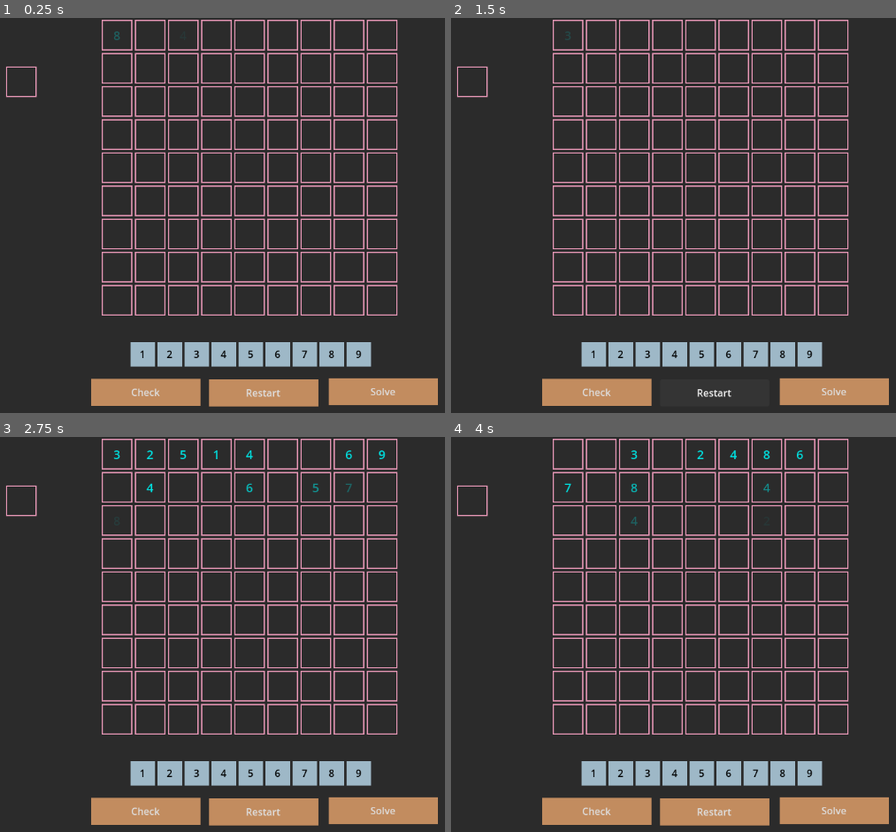
Above: before the commit, frames 1-4 (two rows, left to right).
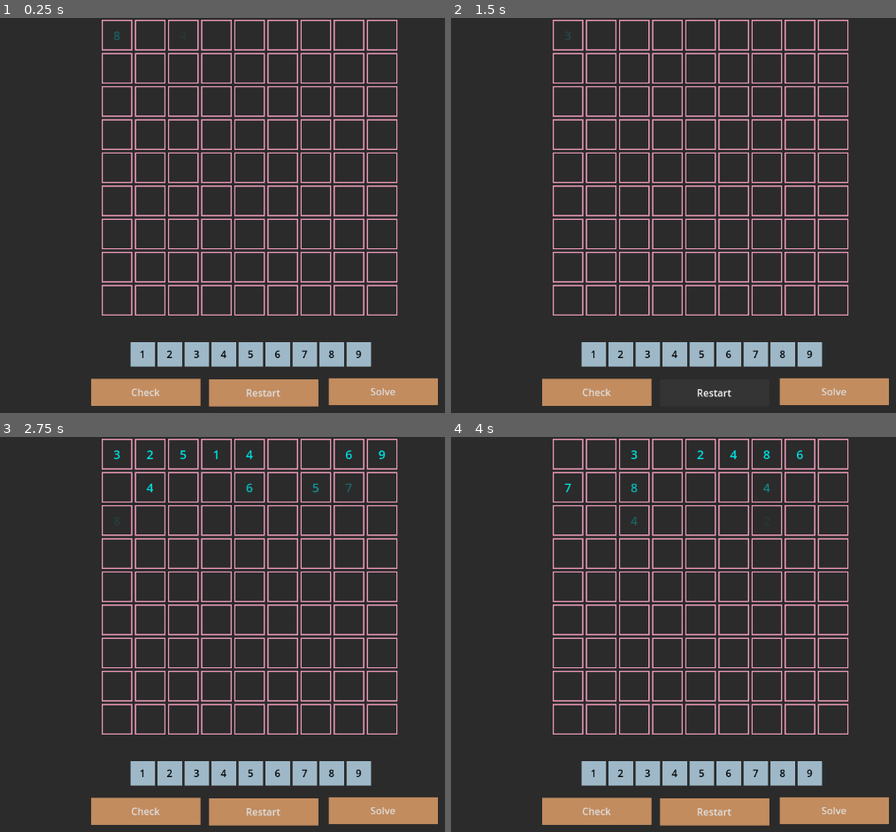
Above: after the commit, the same moments.

Repository: JCharls1/Sudoku
Game: Godot game, scene res://main.tscn
Two runs of this game, one before a commit and one after it. Both use one fixed random seed, a clock stepped at 60 frames per second and the inputs below.
Inputs (mouse positions are in pixels of both pictures, inside the frame that each line leads up to):
- Up to frame 1 (0.25 s): no input
- Up to frame 2 (1.5 s): click "8" at 0.5 s; click "Restart" at 1.25 s
- Up to frame 3 (2.75 s): click "3" at 2 s
- Up to frame 4 (4 s): click "Restart" at 2.75 s; click (566, 452) at 3.5 s

The runs differ from the first frame. In frame 1, 0.1% of the frame differs, in the area x 1-9%, y 12-21%; in frame 2, 0.1%; in frame 3, 0.1%; in frame 4, 0.1%.

Commit message:
Exported

Diff:
--- a/main.gd
+++ b/main.gd
@@ -1,6 +1,6 @@
 extends Control
 
-const Cell = preload("res://Cell.tscn")
+const Cell = preload("res://cell.tscn")
 const _Button = preload("res://num_button.tscn")
 
 var cells : Array = []
--- a/main.tscn
+++ b/main.tscn
@@ -1,8 +1,7 @@
-[gd_scene load_steps=5 format=3 uid="uid://dms266rp2j7nk"]
+[gd_scene load_steps=4 format=3 uid="uid://dms266rp2j7nk"]
 
 [ext_resource type="PackedScene" uid="uid://bltpm40i0lp6h" path="res://num_button.tscn" id="1_fv7yx"]
 [ext_resource type="Script" path="res://main.gd" id="1_vng76"]
-[ext_resource type="PackedScene" uid="uid://bf5hcaregqswt" path="res://cell.tscn" id="3_6q8ul"]
 
 [sub_resource type="StyleBoxFlat" id="StyleBoxFlat_tibwg"]
 bg_color = Color(0.759854, 0.549546, 0.374783, 1)
@@ -177,13 +176,6 @@
 grow_vertical = 2
 text = "asd"
 
-[node name="Button" parent="." instance=ExtResource("3_6q8ul")]
-layout_mode = 0
-offset_left = 177.0
-offset_top = 79.0
-offset_right = 227.0
-offset_bottom = 129.0
-
 [connection signal="pressed" from="restart_button" to="." method="_on_restart_button_pressed"]
 [connection signal="pressed" from="check_button" to="." method="check_button"]
 [connection signal="pressed" from="solve_button" to="." method="solve_button"]
Binary file added: HTML/index.apple-touch-icon.png
Binary file added: HTML/index.icon.png
Binary file added: HTML/index.png
Not shown, changed: export_presets.cfg
Not shown, changed: HTML.zip
Not shown, changed: HTML/HTML.zip
Not shown, added: HTML/index.audio.worklet.js
Not shown, added: HTML/index.html
Not shown, added: HTML/index.js
Not shown, added: HTML/index.pck
Not shown, changed: HTML/index.wasm
Not shown, added: HTML/index.worker.js
(and 3 more such lines)
